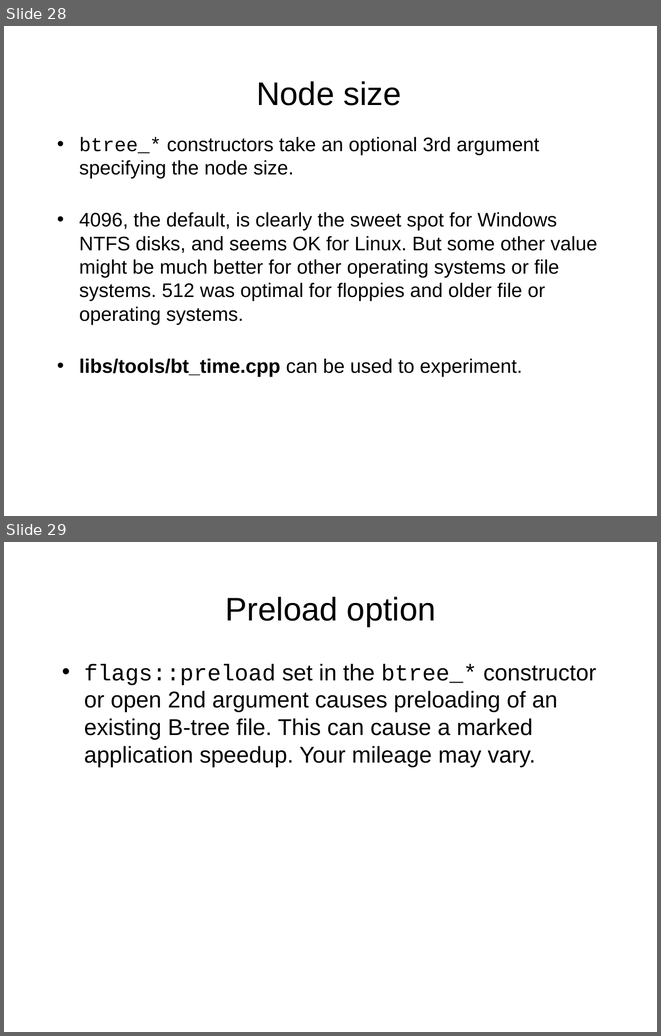
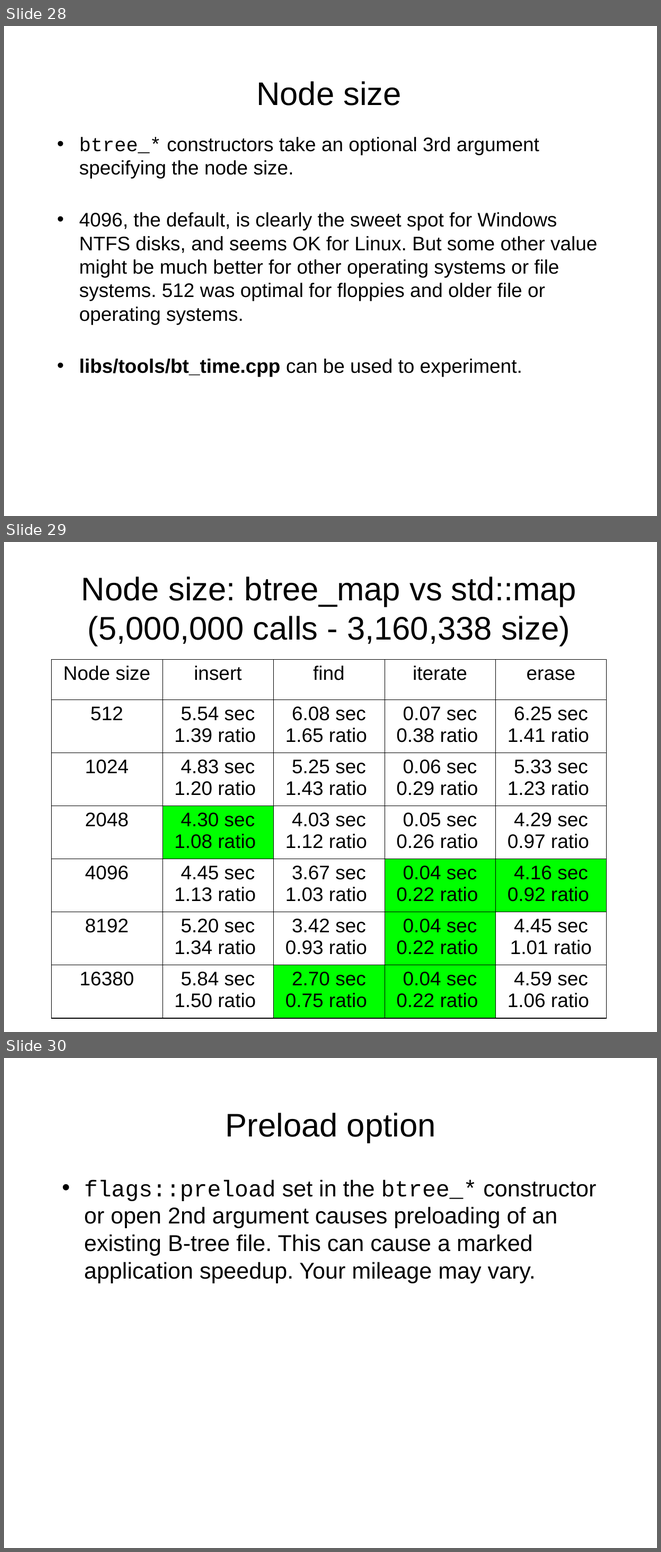
Before and after one commit to Beman/btree, a slide deck: libs/btree/doc/Proposed-B-tree-library.ppt. Shown one above the other, each under a label of ours: slides 28 and 29 before the commit, slides 28, 29 and 30 after it. The pictures are 661x1036 and 661x1552 pixels, drawn with LibreOffice and Linux fonts; fonts in the diff are those of the drawing; background and template pictures are left out. Boxes give left, top, right and bottom in pixels: in the first picture for what was removed or moved away, otherwise in the second. Text is boxed around its words. In the diff, an @@ line names an element or a change of style, - is before the commit and + after.

```diff
--- a/libs/btree/doc/Proposed-B-tree-library.ppt
+++ b/libs/btree/doc/Proposed-B-tree-library.ppt
@@ slide 29 added at box(4, 542, 657, 1032), background picture (left out) @@
@@ title added at box(81, 576, 576, 646), 40 pt, text #000000 @@
+Node size: btree_map vs std::map (5,000,000 calls - 3,160,338 size)
@@ table added at box(52, 660, 607, 1018), 7 rows, 5 columns @@
+Node size | insert | find | iterate | erase
+512 | 5.54 sec 1.39 ratio | 6.08 sec 1.65 ratio | 0.07 sec 0.38 ratio | 6.25 sec 1.41 ratio
+1024 | 4.83 sec 1.20 ratio | 5.25 sec 1.43 ratio | 0.06 sec 0.29 ratio | 5.33 sec 1.23 ratio
+2048 | 4.30 sec 1.08 ratio | 4.03 sec 1.12 ratio | 0.05 sec 0.26 ratio | 4.29 sec 0.97 ratio
+4096 | 4.45 sec 1.13 ratio | 3.67 sec 1.03 ratio | 0.04 sec 0.22 ratio | 4.16 sec 0.92 ratio
+8192 | 5.20 sec 1.34 ratio | 3.42 sec 0.93 ratio | 0.04 sec 0.22 ratio | 4.45 sec 1.01 ratio
+16380 | 5.84 sec 1.50 ratio | 2.70 sec 0.75 ratio | 0.04 sec 0.22 ratio | 4.59 sec 1.06 ratio
@@ what was slide 29 is now slide 30 @@
```
Also in this commit, not shown: 9 slides changed, 2 other slides added, 1 slide removed, 1 other file.
